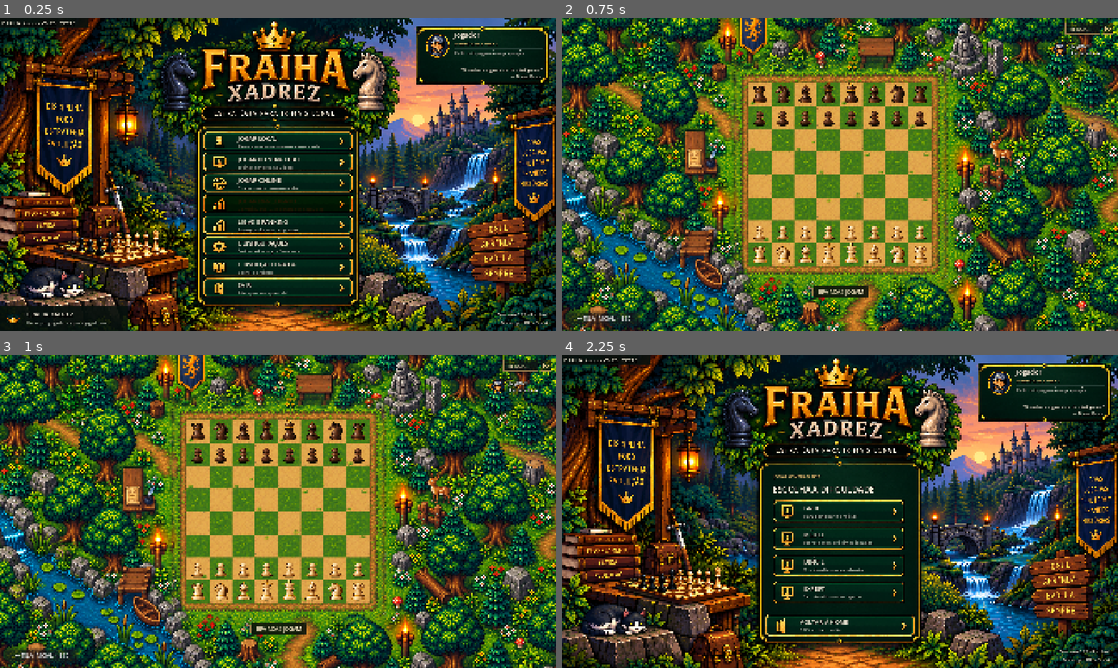
Above: before the commit, frames 1-4 (two rows, left to right).
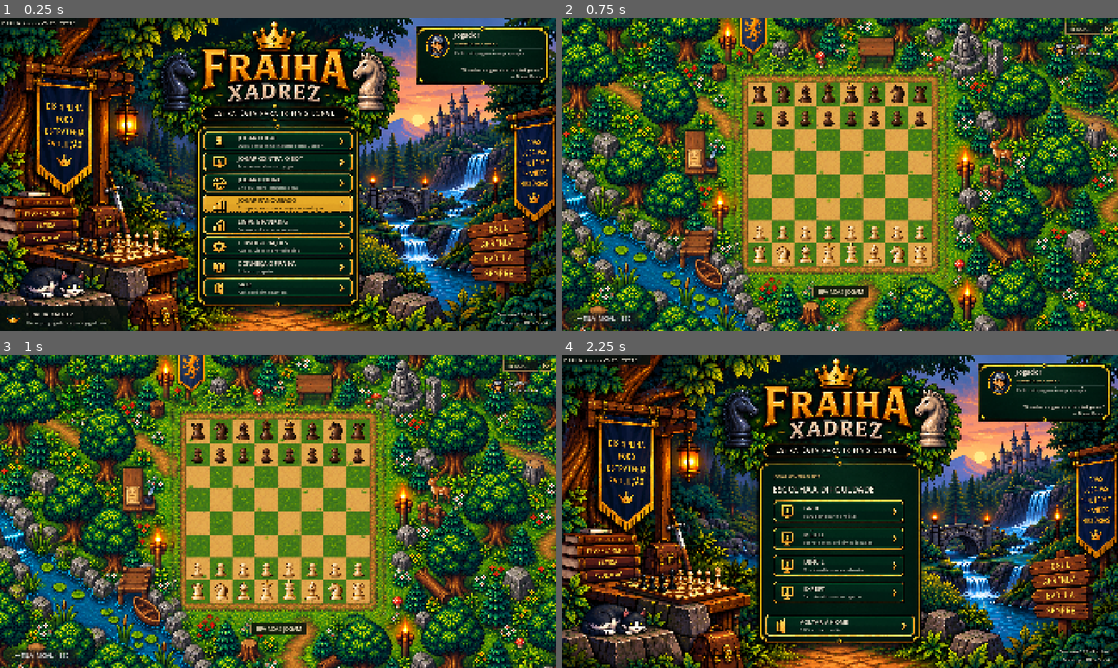
Above: after the commit, the same moments.

Repository: gabrielcarvalho1-cpu/fraiha-xadrez
Game: Godot game, scene res://presentation_v019/stage.tscn
Two runs of this game, one before a commit and one after it. Both use one fixed random seed, a clock stepped at 60 frames per second and the inputs below.
Inputs (mouse positions are in pixels of both pictures, inside the frame that each line leads up to):
- Up to frame 1 (0.25 s): no input
- Up to frame 2 (0.75 s): click (840, 140) at 0.5 s
- Up to frame 3 (1 s): no input
- Up to frame 4 (2.25 s): click "← TELA INICIAL · ESC" at 1.25 s; click (840, 498) at 2 s

The runs differ from the first frame. In frame 1, 2.2% of the frame differs, in the area x 36-64%, y 37-89%; in frame 2, nothing differs; in frame 3, nothing differs; in frame 4, nothing differs.

Commit message:
test: verify Ranked visual checkpoint and document remaining phase two work

Diff:
--- a/ranked/gold_button.gdshader
+++ b/ranked/gold_button.gdshader
@@ -1,4 +1,6 @@
 shader_type canvas_item;
+varying vec4 tint;
+void vertex() { tint = COLOR; }
 void fragment() {
     vec4 pixel = texture(TEXTURE, UV);
     // Recolor the existing pixel-art plate without altering its silhouette.
@@ -6,5 +8,5 @@
         float light = clamp(pixel.g * 2.0 + 0.45, 0.0, 1.0);
         pixel.rgb = mix(vec3(0.60, 0.29, 0.025), vec3(1.0, 0.79, 0.20), light);
     }
-    COLOR = pixel * COLOR;
+    COLOR = pixel * tint;
 }
--- /dev/null
+++ b/tests/v028_visual_test.gd
@@ -0,0 +1,34 @@
+extends SceneTree
+var failures = 0
+func check(value: bool, label: String):
+    print("PASS " if value else "FAIL ",label)
+    if not value: failures += 1
+func _initialize(): call_deferred("run")
+func run():
+    var viewport = SubViewport.new()
+    viewport.size = Vector2i(1920,1080)
+    viewport.render_target_update_mode = SubViewport.UPDATE_ALWAYS
+    root.add_child(viewport)
+    var stage = load("res://presentation_v019/stage.tscn").instantiate()
+    viewport.add_child(stage)
+    for i in range(3): await process_frame
+    var hub = stage.hub
+    check(hub.menu_buttons.size() == 8,"eight central actions")
+    for i in range(8):
+        var button = hub.menu_buttons[i]
+        check(button.position == Vector2(611,341+i*63) and button.size == Vector2(450,57),"equal geometry %d" % i)
+    check(hub.menu_buttons[3].material is ShaderMaterial,"gold Ranked")
+    hub.menu_buttons[3].pressed.emit()
+    check(hub.page == "ranked","Ranked button navigation")
+    for id in ["about","profile","ranked","bot","settings"]:
+        hub.show_page(id)
+        check(not hub.home_signature[0].visible and not hub.home_signature[1].visible and not hub.home_signature[2].visible,"no signature " + id)
+    for id in ["main","about"]:
+        hub.show_page(id)
+        for i in range(4): await process_frame
+        await RenderingServer.frame_post_draw
+        viewport.get_texture().get_image().save_png(OS.get_cmdline_user_args()[0]+"/"+id+".png")
+    viewport.queue_free()
+    await process_frame
+    print("V028 FAILURES=",failures)
+    quit(failures)
--- a/ui_v022/main_hub.gd
+++ b/ui_v022/main_hub.gd
@@ -147,8 +147,8 @@
     margin.set_anchors_and_offsets_preset(Control.PRESET_FULL_RECT)
     margin.add_theme_constant_override("margin_left", int(dimensions.x * 0.232))
     margin.add_theme_constant_override("margin_right", int(dimensions.x * 0.094))
-    margin.add_theme_constant_override("margin_top", 7)
-    margin.add_theme_constant_override("margin_bottom", 7)
+    margin.add_theme_constant_override("margin_top", 3 if dimensions.y < 60 else 7)
+    margin.add_theme_constant_override("margin_bottom", 3 if dimensions.y < 60 else 7)
     margin.mouse_filter = Control.MOUSE_FILTER_IGNORE
     button.add_child(margin)
     var labels = VBoxContainer.new()
Not shown, added: ranked/gold_button.gdshader.uid
Not shown, added: tests/v028_visual_test.gd.uid
Not shown, added: docs/V028-ENTREGA.md
